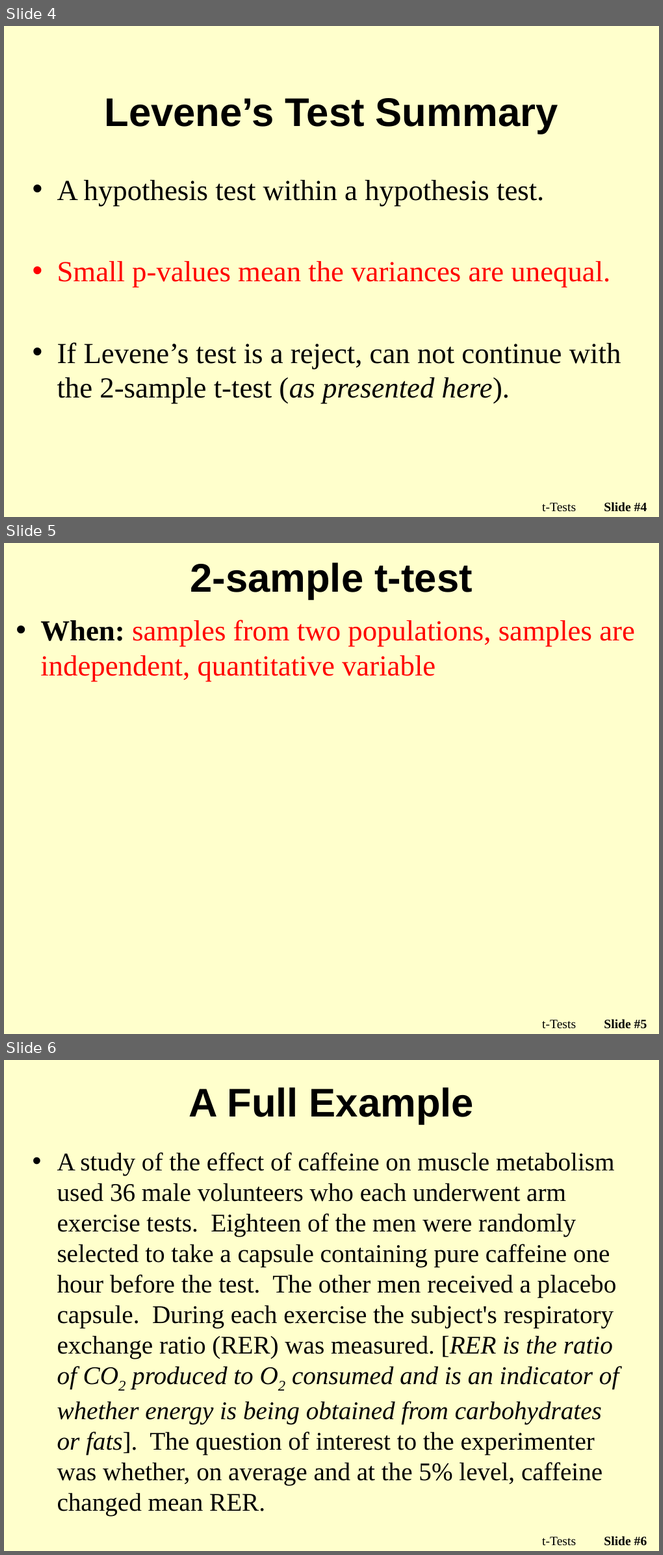
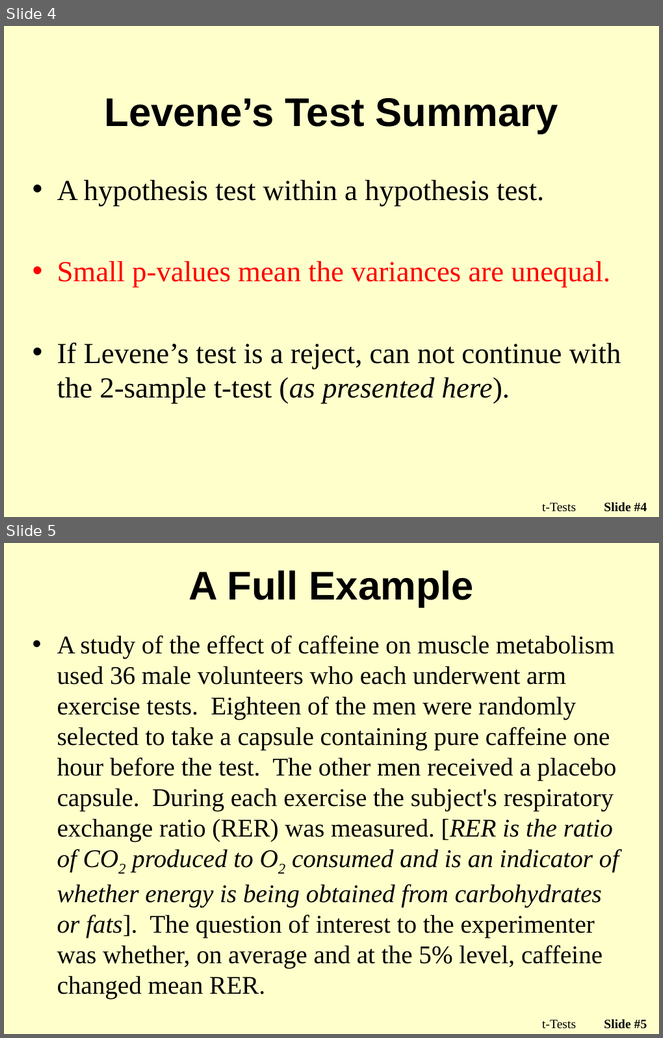
Before and after one commit to droglenc/NCMTH107, a slide deck: modules/2_Sample_t/PPT.pptx. Shown one above the other, each under a label of ours: slides 4, 5 and 6 before the commit, slides 4 and 5 after it. The pictures are 663x1555 and 663x1038 pixels, drawn with LibreOffice and Linux fonts; fonts in the diff are those of the drawing; background and template pictures are left out. Boxes give left, top, right and bottom in pixels: in the first picture for what was removed or moved away, otherwise in the second. Text is boxed around its words. In the diff, an @@ line names an element or a change of style, - is before the commit and + after.

```diff
--- a/modules/2_Sample_t/PPT.pptx
+++ b/modules/2_Sample_t/PPT.pptx
@@ slide 5 removed at [4,543,659,1034], background picture (left out) @@
@@ title removed at [190,563,473,599] @@
-2-sample t-test
@@ text removed at [40,620,635,681] @@
-• When: samples from two populations, samples are independent, quantitative variable
@@ text removed at [542,1020,576,1029] @@
-t-Tests
@@ page number removed at [604,1019,648,1029] @@
-Slide #5
@@ what was slide 6 is now slide 5 @@
@@ page number at [604,1019,648,1029]: text changed @@
-Slide #6
+Slide #5
```
Also in this commit, not shown: 3 slides changed, 1 other file.
